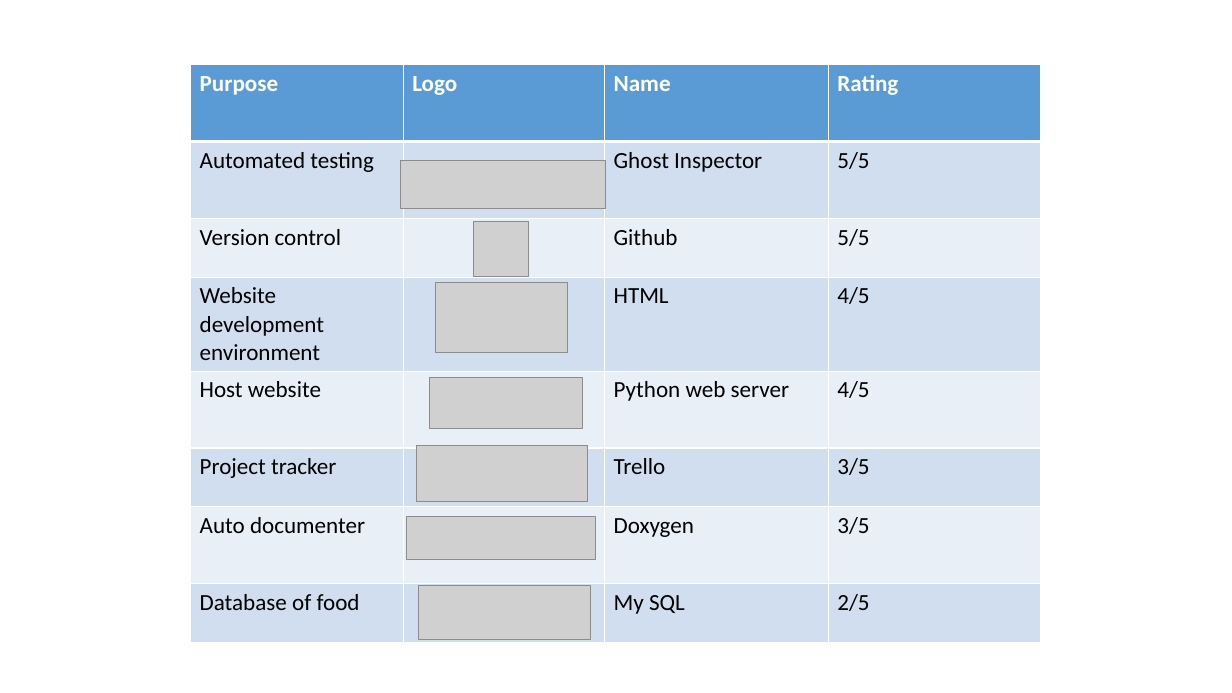
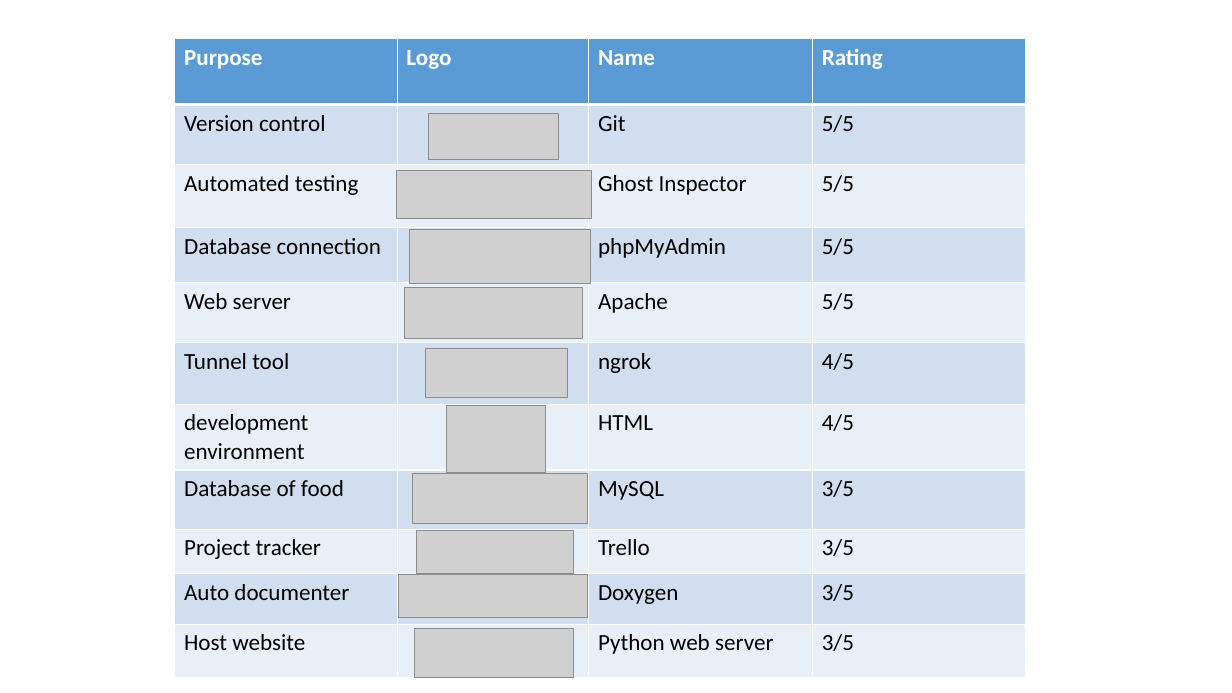
Before and after one commit to stki9539/Calorie-Website, a slide deck: slide 2 of ppt2.pptx. Drawn at 1232x693 pixels with LibreOffice and Linux fonts; fonts in the diff are those of the drawing; grey boxes stand for pictures; background and template pictures are left out. Boxes give left, top, right and bottom in pixels: in the first picture for what was removed or moved away, otherwise in the second. Text is boxed around its words. In the diff, an @@ line names an element or a change of style, - is before the commit and + after.

Commit message:
revised PPT

```diff
--- a/ppt2.pptx
+++ b/ppt2.pptx
@@ table at (175,39,1025,677) @@
+row 2: Version control |  | Git | 5/5
-row 3: Version control |  | Github | 5/5
-row 4: Website development environment |  | HTML | 4/5
-row 5: Host website |  | Python web server | 4/5
+row 4: Database connection |  | phpMyAdmin | 5/5
+row 5: Web server |  | Apache | 5/5
+row 6: Tunnel tool |  | ngrok | 4/5
+row 7: development environment |  | HTML | 4/5
+row 8: Database of food |  | MySQL | 3/5
-row 8: Database of food |  | My SQL | 2/5
+row 11: Host website |  | Python web server | 3/5
@@ table: place and size @@
-table at (190,65,1041,641)
+table at (175,39,1025,677)
@@ picture added at (429,114,559,160) @@
@@ picture: place and size @@
-picture at (401,161,606,209)
+picture at (396,170,592,218)
@@ picture added at (409,230,592,284) @@
@@ picture removed at (473,222,528,276) @@
@@ picture: place and size @@
-picture at (435,282,567,352)
+picture at (405,287,583,338)
@@ picture added at (425,348,568,397) @@
@@ picture added at (446,406,545,472) @@
@@ picture: place and size @@
-picture at (419,586,592,640)
+picture at (412,474,588,524)
@@ picture: place and size @@
-picture at (416,445,588,502)
+picture at (416,531,573,573)
@@ picture: place and size @@
-picture at (407,517,596,560)
+picture at (399,575,589,618)
@@ picture: place and size @@
-picture at (430,377,582,429)
+picture at (414,628,574,677)
```
Also in this commit, not shown: 1 other slide changed, 9 slides added.
